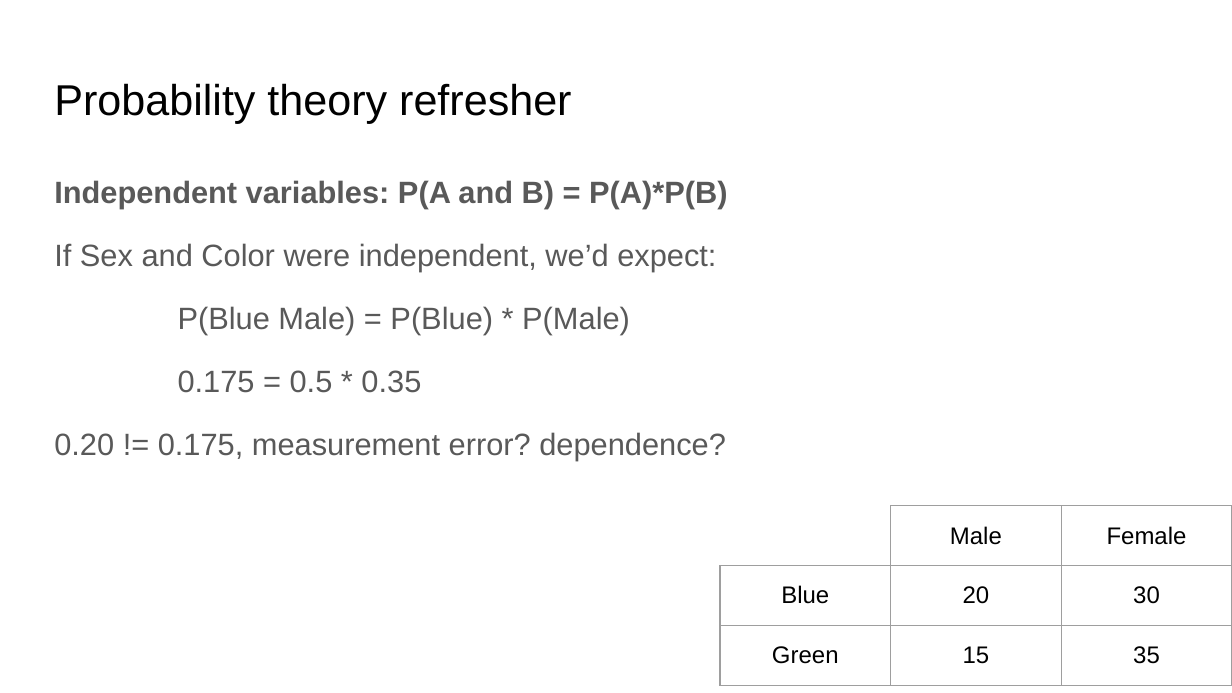
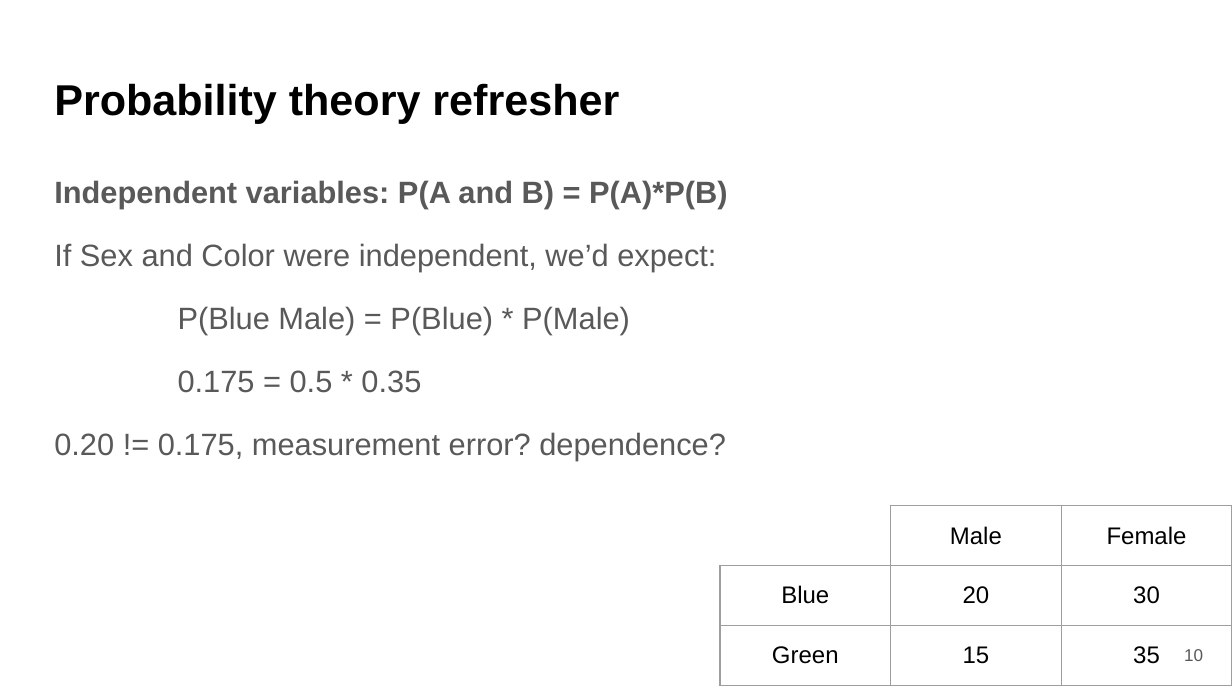
Before and after one commit to bmaitner/biometry_course, a slide deck: slide 10 of lectures/Lecture_11_probability.pptx. Drawn at 1232x693 pixels with LibreOffice and Linux fonts; fonts in the diff are those of the drawing. Boxes give left, top, right and bottom in pixels: in the first picture for what was removed or moved away, otherwise in the second. Text is boxed around its words. In the diff, an @@ line names an element or a change of style, - is before the commit and + after.

```diff
--- a/lectures/Lecture_11_probability.pptx
+++ b/lectures/Lecture_11_probability.pptx
@@ title "Probability theory refresher" at bbox=[54, 83, 619, 123]: bold on @@
@@ page number added at bbox=[1184, 649, 1203, 661], 10 pt, text #595959 @@
+10
```
Also in this commit, not shown: 21 other slides changed, 6 slides added, 1 slide removed, 1 other file.
